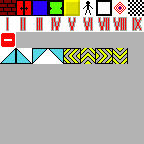
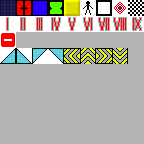
Layers edited between the first and the second w=144, h=144 image:
painted on "Hintergrund" over 0, 0, 16, 16
